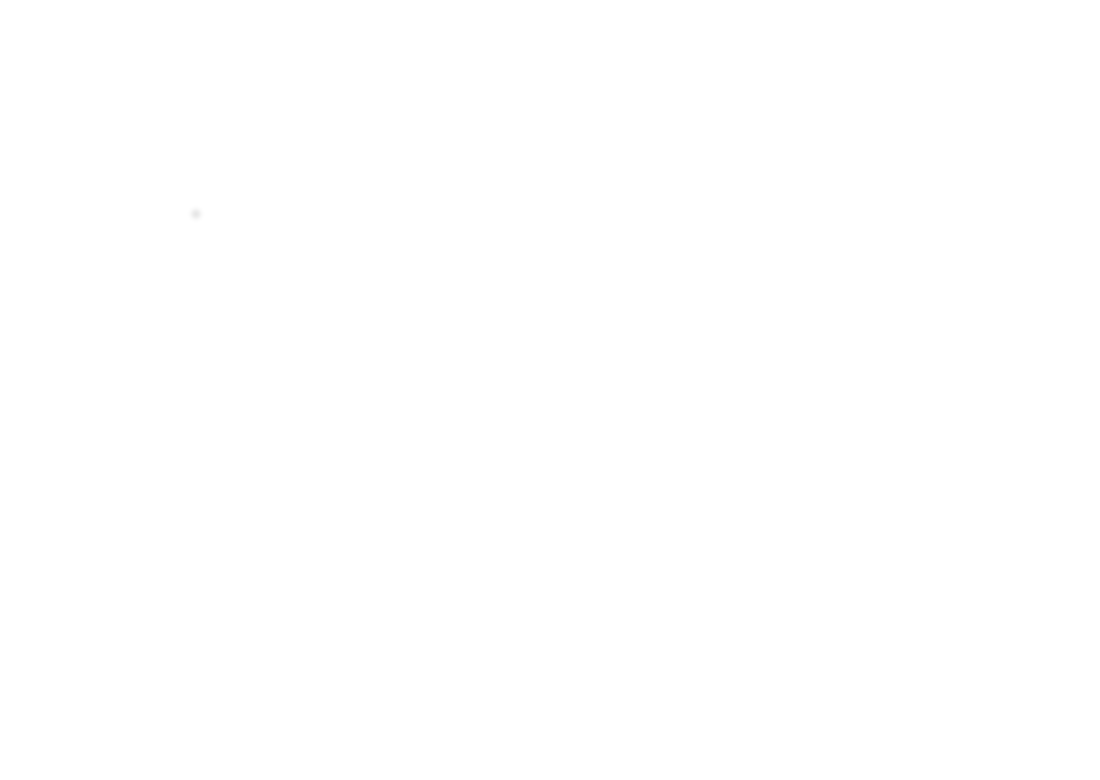
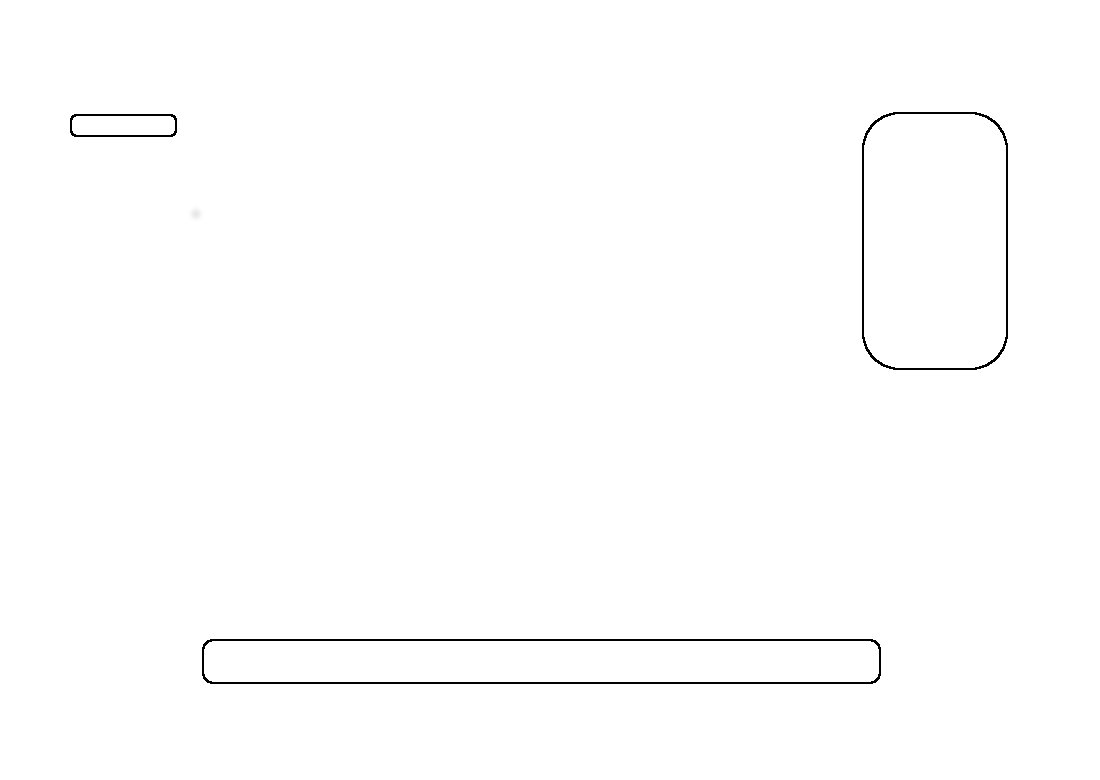
Revision of a layered 1100 x 780 image; what changed, layer by layer:
added layer "Calque Copié" above "Arrière-plan" over [202, 639, 881, 684]
painted on "Arrière-plan" over [70, 112, 1008, 370]
